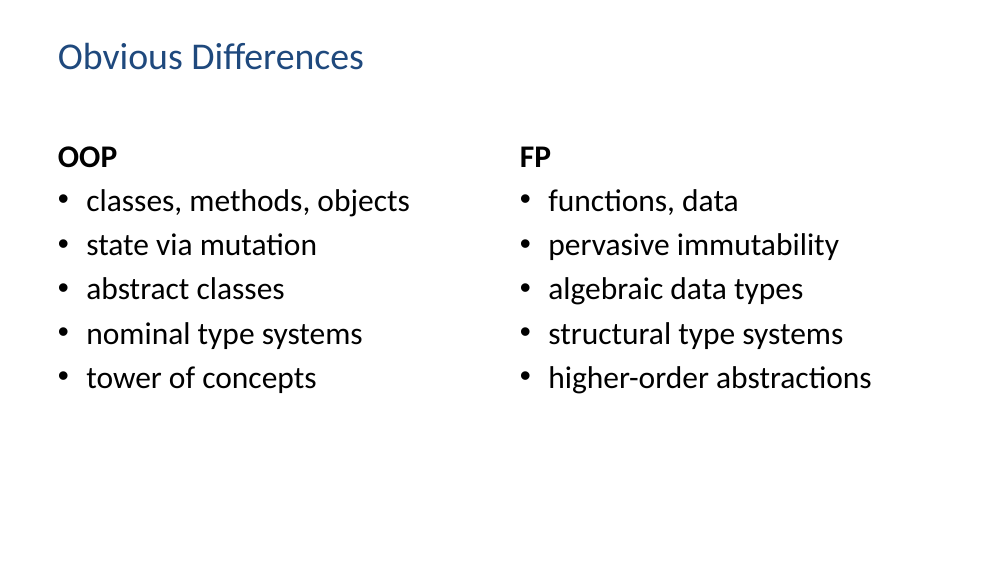
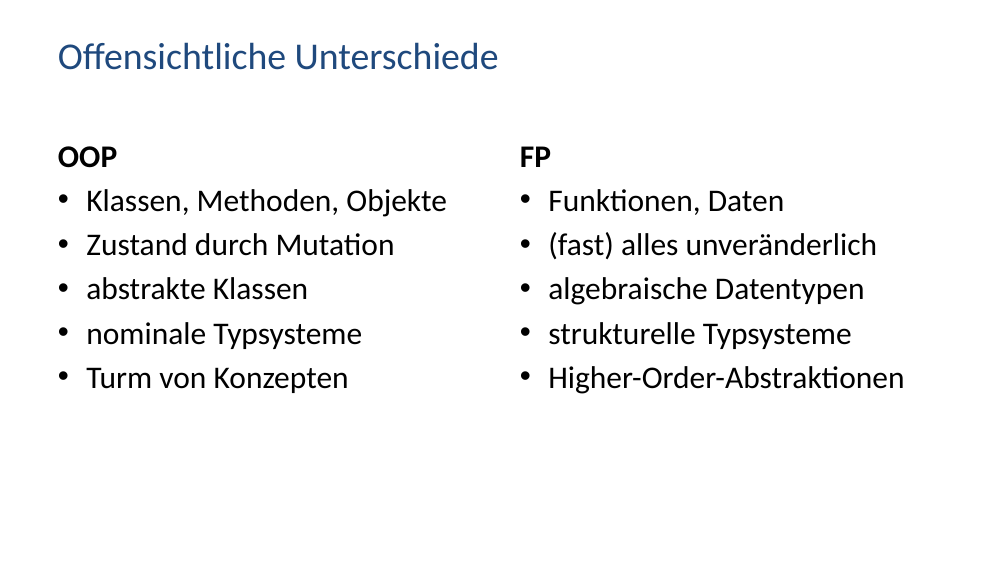
Before and after one commit to active-group/tutorialtag-2024-ddd-fp, a slide deck: slide 3 of ddd-fp.pptx (slide 2 before the commit). Drawn at 1008x567 pixels with LibreOffice and Linux fonts; fonts in the diff are those of the drawing. Boxes give left, top, right and bottom in pixels: in the first picture for what was removed or moved away, otherwise in the second. Text is boxed around its words. In the diff, an @@ line names an element or a change of style, - is before the commit and + after.

```diff
--- a/ddd-fp.pptx
+++ b/ddd-fp.pptx
@@ title at box(58, 42, 499, 70): text changed @@
-Obvious Differences
+Offensichtliche Unterschiede
@@ text at box(86, 189, 447, 393): text changed @@
-• classes, methods, objects
-• state via mutation
-• abstract classes
-• nominal type systems
-• tower of concepts
+• Klassen, Methoden, Objekte
+• Zustand durch Mutation
+• abstrakte Klassen
+• nominale Typsysteme
+• Turm von Konzepten
@@ text at box(548, 189, 904, 394): text changed @@
-• functions, data
-• pervasive immutability
-• algebraic data types
-• structural type systems
-• higher-order abstractions
+• Funktionen, Daten
+• (fast) alles unveränderlich
+• algebraische Datentypen
+• strukturelle Typsysteme
+• Higher-Order-Abstraktionen
```
Also in this commit, not shown: 8 other slides changed, 2 slides added, 1 slide removed.
